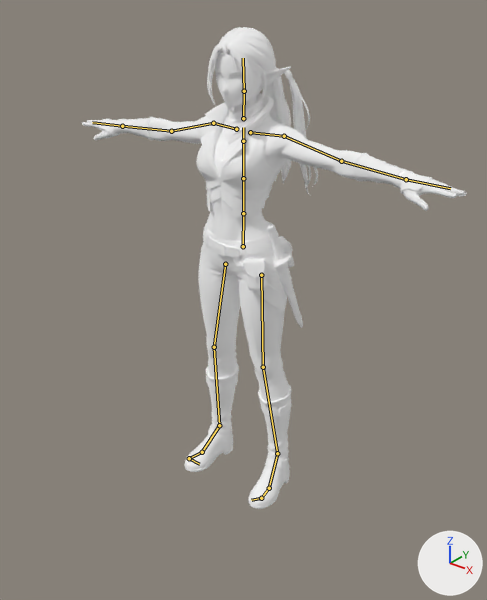
Renders of the glTF model assets/characters/dark_elf_wanderer.glb from each side of a commit.
Rendered twice from a camera (50 mm lens) standing at (1.38, -1.76, 1.85) and looking at (0.01, -0.05, 0.79). The axes (+X, +Y, +Z) are drawn at lower right. The lights are the same throughout. The older version comes first. The bones that change, and the others that lie on the model, are drawn over the model as lines.

The first picture shows 'output'.
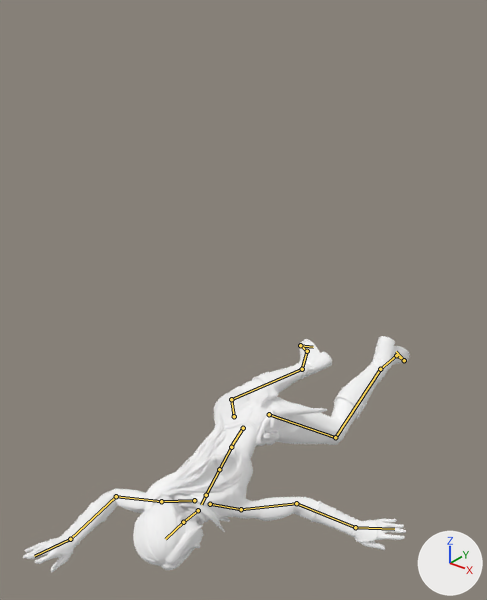
The newer file adds an action. The first version stands in its rest pose; the second is drawn at frame 51 of the action 'Mq_Death'.

Pixel boxes [x1, y1, x2, y2] of what changed, in the pictures (487 x 600 px):
'output', posed (51% shorter)
    before: [82, 27, 467, 509]
    after: [23, 336, 410, 572]
bone 'mixamorig:Hips', root to tip
    before: (243, 246) to (243, 214)
    after: (243, 428) to (231, 446)
bone 'mixamorig:Spine', root to tip
    before: (243, 213) to (243, 178)
    after: (231, 447) to (219, 469)
bone 'mixamorig:Spine1', root to tip
    before: (243, 178) to (243, 141)
    after: (219, 469) to (206, 495)
bone 'mixamorig:Neck', root to tip
    before: (243, 118) to (244, 91)
    after: (198, 510) to (183, 522)
bone 'mixamorig:Head', root to tip
    before: (244, 91) to (243, 58)
    after: (183, 522) to (165, 539)
bone 'mixamorig:LeftShoulder', root to tip
    before: (250, 132) to (284, 136)
    after: (210, 504) to (241, 509)
bone 'mixamorig:LeftArm', root to tip
    before: (284, 136) to (341, 161)
    after: (241, 509) to (296, 503)
bone 'mixamorig:LeftForeArm', root to tip
    before: (341, 161) to (406, 179)
    after: (296, 503) to (355, 527)
bone 'mixamorig:LeftHand', root to tip
    before: (406, 179) to (450, 188)
    after: (355, 527) to (394, 529)
bone 'mixamorig:RightShoulder', root to tip
    before: (236, 129) to (213, 123)
    after: (194, 500) to (161, 501)
bone 'mixamorig:RightArm', root to tip
    before: (213, 123) to (171, 131)
    after: (161, 501) to (116, 496)
bone 'mixamorig:RightForeArm', root to tip
    before: (171, 131) to (122, 126)
    after: (116, 496) to (70, 539)
bone 'mixamorig:RightHand', root to tip
    before: (122, 126) to (92, 122)
    after: (70, 539) to (34, 556)
bone 'mixamorig:LeftUpLeg', root to tip
    before: (261, 275) to (263, 367)
    after: (269, 414) to (335, 437)
bone 'mixamorig:LeftLeg', root to tip
    before: (263, 367) to (277, 453)
    after: (335, 437) to (380, 369)
bone 'mixamorig:LeftFoot', root to tip
    before: (277, 453) to (269, 488)
    after: (380, 369) to (396, 355)
bone 'mixamorig:LeftToeBase', root to tip
    before: (269, 488) to (261, 498)
    after: (396, 355) to (404, 360)
bone 'mixamorig:RightUpLeg', root to tip
    before: (225, 264) to (214, 347)
    after: (234, 416) to (231, 399)
bone 'mixamorig:RightLeg', root to tip
    before: (214, 347) to (219, 425)
    after: (231, 399) to (302, 369)
bone 'mixamorig:RightFoot', root to tip
    before: (219, 425) to (202, 452)
    after: (302, 369) to (307, 351)

The change in detail:
Bone 'mixamorig:Hips' (bone_mixamorig_hips) moves from (0.0, 0.0, 0.0) to (0.004, -0.776, 0.002).
Bone 'mixamorig:Hips' (bone_mixamorig_hips) turns from (0, 0, 0) to (98, 15, 20) degrees about its own x, y and z.
Bone 'mixamorig:Spine' (bone_mixamorig_spine) turns from (0, 0, 0) to (6, -11, -2) degrees about its own x, y and z.
Bone 'mixamorig:Spine1' (bone_mixamorig_spine1) turns from (0, 0, 0) to (0, -9, 1) degrees about its own x, y and z.
Bone 'mixamorig:Neck' (bone_mixamorig_neck) turns from (0, 0, 0) to (-25, 40, -5) degrees about its own x, y and z.
Bone 'mixamorig:Head' (bone_mixamorig_head) turns from (0, 0, 0) to (-2, 23, 6) degrees about its own x, y and z.
Bone 'mixamorig:LeftShoulder' (bone_mixamorig_leftshoulder) turns from (0, 0, 0) to (-1, 11, -4) degrees about its own x, y and z.
Bone 'mixamorig:LeftArm' (bone_mixamorig_leftarm) turns from (0, 0, 0) to (86, -64, -102) degrees about its own x, y and z.
Bone 'mixamorig:LeftForeArm' (bone_mixamorig_leftforearm) turns from (0, 0, 0) to (26, -4, 14) degrees about its own x, y and z.
Bone 'mixamorig:LeftHand' (bone_mixamorig_lefthand) turns from (0, 0, 0) to (-19, 0, 9) degrees about its own x, y and z.
Bone 'mixamorig:RightShoulder' (bone_mixamorig_rightshoulder) turns from (0, 0, 0) to (17, -10, 15) degrees about its own x, y and z.
Bone 'mixamorig:RightArm' (bone_mixamorig_rightarm) turns from (0, 0, 0) to (15, 101, 15) degrees about its own x, y and z.
Bone 'mixamorig:RightForeArm' (bone_mixamorig_rightforearm) turns from (0, 0, 0) to (55, 27, -37) degrees about its own x, y and z.
Bone 'mixamorig:RightHand' (bone_mixamorig_righthand) turns from (0, 0, 0) to (-14, -9, -13) degrees about its own x, y and z.
Bone 'mixamorig:LeftUpLeg' (bone_mixamorig_leftupleg) turns from (0, 0, 0) to (-40, -15, -26) degrees about its own x, y and z.
Bone 'mixamorig:LeftLeg' (bone_mixamorig_leftleg) turns from (0, 0, 0) to (49, -3, 4) degrees about its own x, y and z.
Bone 'mixamorig:LeftFoot' (bone_mixamorig_leftfoot) turns from (0, 0, 0) to (28, 19, 30) degrees about its own x, y and z.
Bone 'mixamorig:LeftToeBase' (bone_mixamorig_lefttoebase) turns from (0, 0, 0) to (0, 1, 5) degrees about its own x, y and z.
Bone 'mixamorig:RightUpLeg' (bone_mixamorig_rightupleg) turns from (0, 0, 0) to (-57, 80, -29) degrees about its own x, y and z.
Bone 'mixamorig:RightLeg' (bone_mixamorig_rightleg) turns from (0, 0, 0) to (50, 7, -1) degrees about its own x, y and z.
Bone 'mixamorig:RightFoot' (bone_mixamorig_rightfoot) turns from (0, 0, 0) to (19, 0, 12) degrees about its own x, y and z.
